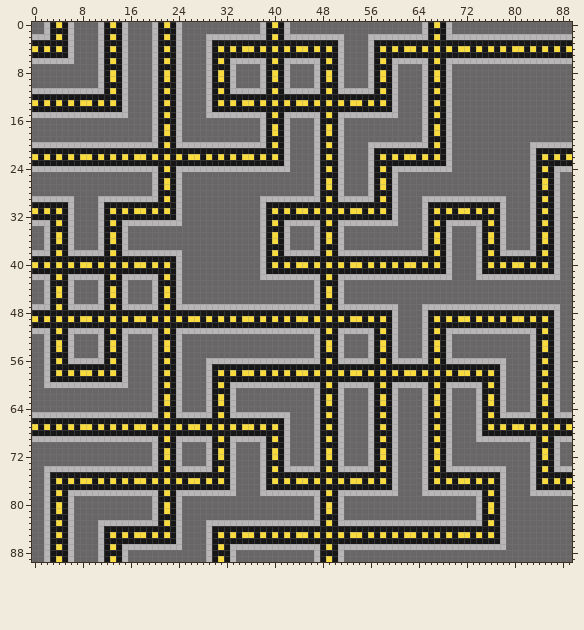
A sprite sheet gets an edit: compiled.png. The picture above was drawn from the file before the commit.
The file is 360x360 pixels, drawn in blocks of 4x4; one block is one cell here.
After the commit:
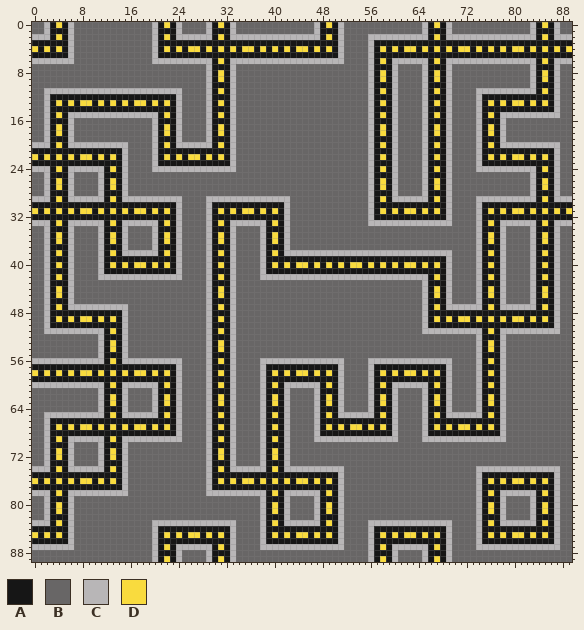
Palette (. is transparent): A #161616  B #686666  C #b8b6b7  D #f9db3e
What changed:
Changed rows in their new state; - is an unchanged pixel.
first column x 0:
 0 -----------BBBBB-------------CADAC----BBBBB----CADAC-------------------------------CADAC--
 1 -----------BBBBB-------------CAAAC----BBBBB----CAAAC-------------------------------CAAAC--
 2 -----------BBBBB---------CCCC-ADA------CCC------ADA---------------------------------ADA---
 3 -----------BBBBB--------AAAAAA------------------------------------------------------------
 4 -----------BBBBB--------DADDAD------------------------------------------------------------
 5 -----------BBBBB--------AAAAAA------------------------------------------------------------
 6 -----------BBBBB-----CCC-CCCC----------CCC------CCC---------------------------------ADA---
 7 -----------BBBBB----BBBBB-------------BBBBB----BBBBB-------------------------------CAAAC--
 8 -----------BBBBB----BBBBB-------------BBBBB----BBBBB-------------------------------CADAC--
 9 -----------BBBBB----BBBBB-------------BBBBB----BBBBB-------------------------------CADAC--
10 -----------BBBBB----BBBBB-------------BBBBB----BBBBB-------------------------------CAAAC--
11 BB----------CCC-CCCC-CCC----------BBBBBBBBBBBBBBBBBBBBBB------------------CCCCCCCCCCADAC--
12 BBC------------AAAAAA------------CBBBBBBBBBBBBBBBBBBBBBBC-----------------CAAAAAAAAAAAAC--
13 BBC------------DADDAD------------CBBBBBBBBBBBBBBBBBBBBBBC-----------------CADADADDADADAC--
14 BBC------------AAAAAA------------CBBBBBBBBBBBBBBBBBBBBBBC-----------------CAAAAAAAAAAAAC--
15 BB-ADA----------CCCC----------ADA-BBBBBBBBBBBBBBBBBBBBBB-ADA--------------CADACCCCCCCCCC--
16 --CAAAC----------------------CAAAC----BBBBB----BBBBB----CAAAC-------------CAAAC-----------
17 --CADAC----------------------CADAC----BBBBB----BBBBB----CADAC-------------CADAC-----------
18 --CADAC----------------------CADAC----BBBBB----BBBBB----CADAC-------------CADAC-----------
19 --CAAAC----------------------CAAAC----BBBBB----BBBBB----CAAAC-------------CAAAC-----------
20 ---ADA----------BBBB----------ADA-BBBBBBBBB----BBBBB-----ADA-BBBB---------CADACCCCC-----BB
21 ---------------CBBBBC------------CBBBBBBBBB----BBBBB--------CBBBBC--------CAAAAAAAAA---CBB
22 ---------------CBBBBC------------CBBBBBBBBB----BBBBB--------CBBBBC--------CADADADDAD---CBB
23 ---------------CBBBBC------------CBBBBBBBBB----BBBBB--------CBBBBC--------CAAAAAAAAA---CBB
24 ---ADA------ADA-BBBB-CCC----------BBBBBBBBB----BBBBB---------BBBB-ADA-----CCCCCCCCC-----BB
25 --CAAAC----CAAAC----BBBBB----------------------BBBBB-------------CAAAC--------------------
26 --CADAC----CADAC----BBBBB----------------------BBBBB-------------CADAC--------------------
27 --CADAC----CADAC----BBBBB----------------------BBBBB-------------CADAC--------------------
28 --CAAAC----CAAAC----BBBBB----------------------BBBBB-------------CAAAC--------------------
29 ---ADA-CCCC-ADA------CCC-----CCCCCCCCC-----BBBBBBBBBBBBB-----CCCC-ADA-BBBB-----CCCC-----CC
30 ------AAAAAA-----------------CAAAAAAAAA---CBBBBBBBBBBBBBC---AAAAAA---CBBBBC---AAAAAA---AAA
31 ------DADDAD-----------------CADADADDAD---CBBBBBBBBBBBBBC---DADDAD---CBBBBC---DADDAD---DAD
32 ------AAAAAA-----------------CAAAAAAAAA---CBBBBBBBBBBBBBC---AAAAAA---CBBBBC---AAAAAA---AAA
33 -------CCCC----------ADA-----CADACCCCC-----BBBBBBBBBBBBB-----CCCC-CCC-BBBB-----CCCC-----CC
34 --------------------CAAAC----CAAAC-------------BBBBB-------------BBBBB--------------------
35 --------------------CADAC----CADAC-------------BBBBB-------------BBBBB--------------------
36 --------------------CADAC----CADAC-------------BBBBB-------------BBBBB--------------------
37 --------------------CAAAC----CAAAC-------------BBBBB-------------BBBBB--------------------
38 BB-----BBBB----------ADA-----CADAC--------------CCC---------------CCC----------BBBB-------
39 BBC---CBBBBC-----------------CAAAC--------------------------------------------CBBBBC------
40 BBC---CBBBBC-----------------CADAC--------------------------------------------CBBBBC------
41 BBC---CBBBBC-----------------CAAAC--------------------------------------------CBBBBC------
42 BB-----BBBB-CCC------CCC-----CADAC--------------CCC---------------ADA------ADA-BBBB-ADA---
43 -----------BBBBB----BBBBB----CAAAC-------------BBBBB-------------CAAAC----CAAAC----CAAAC--
44 -----------BBBBB----BBBBB----CADAC-------------BBBBB-------------CADAC----CADAC----CADAC--
45 -----------BBBBB----BBBBB----CADAC-------------BBBBB-------------CADAC----CADAC----CADAC--
46 -----------BBBBB----BBBBB----CAAAC-------------BBBBB-------------CAAAC----CAAAC----CAAAC--
47 BB----------CCC-BBBBBBBBBBBBB-ADA-BBBBBBBBBBBBBBBBBBBBBBBBBBB-----ADA------ADA------ADA---
48 BBC------------CBBBBBBBBBBBBBC---CBBBBBBBBBBBBBBBBBBBBBBBBBBB-----------------------------
49 BBC------------CBBBBBBBBBBBBBC---CBBBBBBBBBBBBBBBBBBBBBBBBBBB-----------------------------
50 BBC------------CBBBBBBBBBBBBBC---CBBBBBBBBBBBBBBBBBBBBBBBBBBB-----------------------------
51 BB-CCC----------BBBBBBBBBBBBB-ADA-BBBBBBBBBBBBBBBBBBBBBBBBBBB-----CCC------ADA------CCC---
52 --BBBBB-------------BBBBB----CAAAC-------------BBBBB----BBBBB----BBBBB----CAAAC----BBBBB--
53 --BBBBB-------------BBBBB----CADAC-------------BBBBB----BBBBB----BBBBB----CADAC----BBBBB--
54 --BBBBB-------------BBBBB----CADAC-------------BBBBB----BBBBB----BBBBB----CADAC----BBBBB--
55 --BBBBB-------------BBBBB----CAAAC-------------BBBBB----BBBBB----BBBBB----CAAAC----BBBBB--
56 CC-CCC----------CCCC-CCC------ADA-BBBB----------CCC-BBBB-CCC------CCC-BBBB-ADA-----BBBBB--
57 AAA------------AAAAAA------------CBBBBC------------CBBBBC------------CBBBBC--------BBBBB--
58 DAD------------DADDAD------------CBBBBC------------CBBBBC------------CBBBBC--------BBBBB--
59 AAA------------AAAAAA------------CBBBBC------------CBBBBC------------CBBBBC--------BBBBB--
60 CC----------ADA-CCCC--------------BBBB-ADA----------BBBB--------------BBBB---------BBBBB--
61 -----------CAAAC----------------------CAAAC----------------------------------------BBBBB--
62 -----------CADAC----------------------CADAC----------------------------------------BBBBB--
63 -----------CADAC----------------------CADAC----------------------------------------BBBBB--
64 -----------CAAAC----------------------CAAAC----------------------------------------BBBBB--
65 BB----------ADA----------BBBB-----BBBB-ADA----------CCCC--------------CCCC-----BBBBBBBBBBB
66 BBC---------------------CBBBBC---CBBBBC------------AAAAAA------------AAAAAA---CBBBBBBBBBBB
67 BBC---------------------CBBBBC---CBBBBC------------DADDAD------------DADDAD---CBBBBBBBBBBB
68 BBC---------------------CBBBBC---CBBBBC------------AAAAAA------------AAAAAA---CBBBBBBBBBBB
69 BB-ADA------ADA------CCC-BBBB-----BBBB----------CCC-CCCC-CCC------CCC-CCCC-----BBBBBBBBBBB
70 --CAAAC----CAAAC----BBBBB----------------------BBBBB----BBBBB----BBBBB-------------BBBBB--
71 --CADAC----CADAC----BBBBB----------------------BBBBB----BBBBB----BBBBB-------------BBBBB--
72 --CADAC----CADAC----BBBBB----------------------BBBBB----BBBBB----BBBBB-------------BBBBB--
73 --CAAAC----CAAAC----BBBBB----------------------BBBBB----BBBBB----BBBBB-------------BBBBB--
74 CC-ADA------ADA-BBBBBBBBBBBBB-----CCCC----------CCC-BBBBBBBBB----BBBBBBBBB-----CCCC-CCC-BB
75 AAA------------CBBBBBBBBBBBBBC---AAAAAA------------CBBBBBBBBB----BBBBBBBBBC---AAAAAA---CBB
76 DAD------------CBBBBBBBBBBBBBC---DADDAD------------CBBBBBBBBB----BBBBBBBBBC---DADDAD---CBB
77 AAA------------CBBBBBBBBBBBBBC---AAAAAA------------CBBBBBBBBB----BBBBBBBBBC---AAAAAA---CBB
78 CC--------------BBBBBBBBBBBBB-----CCCC-ADA----------BBBBBBBBB----BBBBBBBBB-----CCCC-ADA-BB
79 --------------------BBBBB-------------CAAAC----------------------------------------CAAAC--
80 --------------------BBBBB-------------CADAC----------------------------------------CADAC--
81 --------------------BBBBB-------------CADAC----------------------------------------CADAC--
82 --------------------BBBBB-------------CAAAC----------------------------------------CAAAC--
83 CC---------BBBBBBBBB-CCC-CCCC-----BBBB-ADA----------BBBB--------------BBBB-----CCCCCADAC--
84 AAA--------BBBBBBBBBC---AAAAAA---CBBBBC------------CBBBBC------------CBBBBC---AAAAAAAAAC--
85 DAD--------BBBBBBBBBC---DADDAD---CBBBBC------------CBBBBC------------CBBBBC---DADDADADAC--
86 AAA--------BBBBBBBBBC---AAAAAA---CBBBBC------------CBBBBC------------CBBBBC---AAAAAAAAAC--
87 CC-CCC-----BBBBBBBBB-ADA-CCCC-----BBBB----------CCC-BBBB-ADA------ADA-BBBB-----CCCCCCCCC--
88 --BBBBB----BBBBB----CAAAC----------------------BBBBB----CAAAC----CAAAC--------------------
89 --BBBBB----BBBBB----CADAC----------------------BBBBB----CADAC----CADAC--------------------
Pixel boxes of the changes (left, top, right, bottom) in both pictures:
changed: (32, 22, 572, 562)
